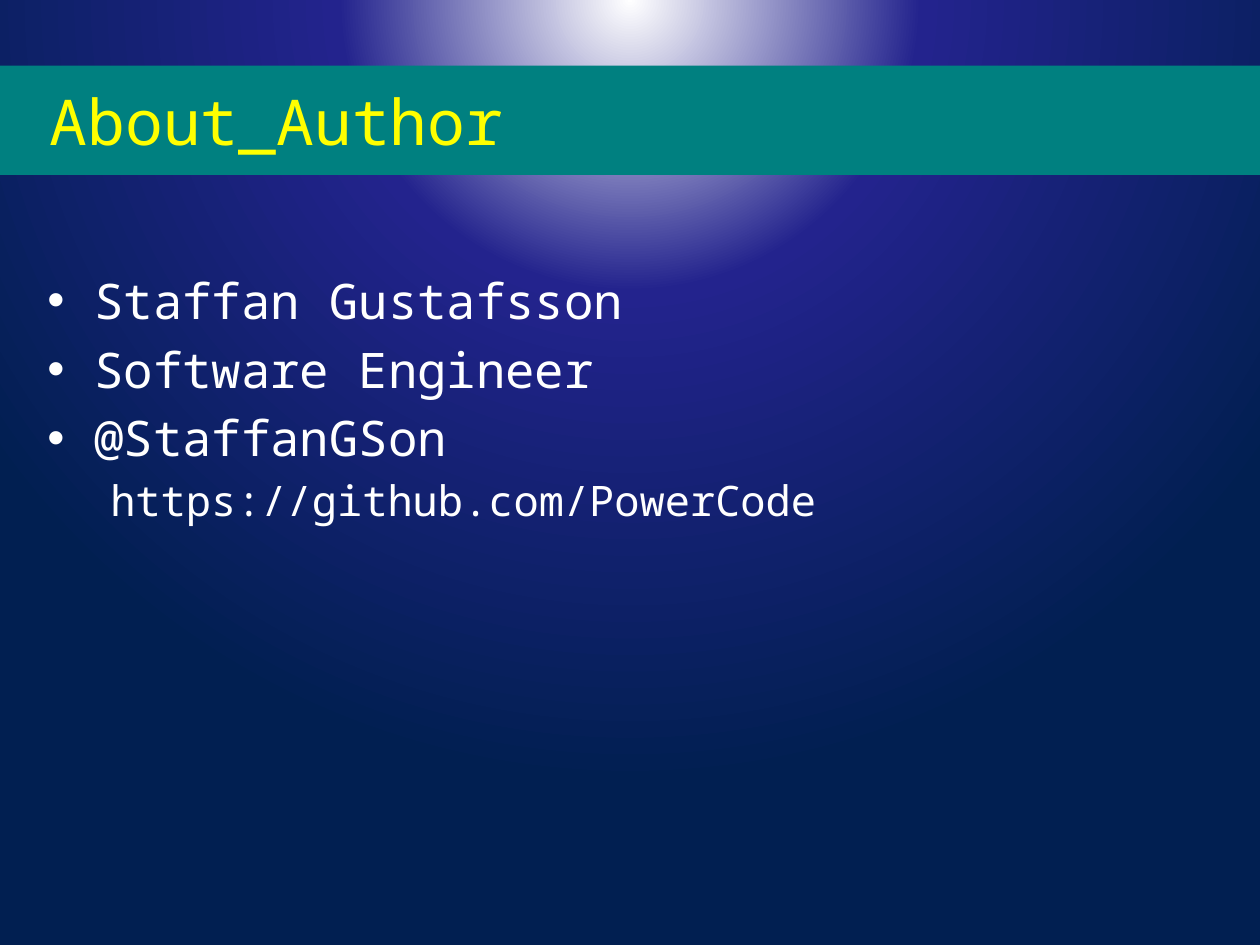
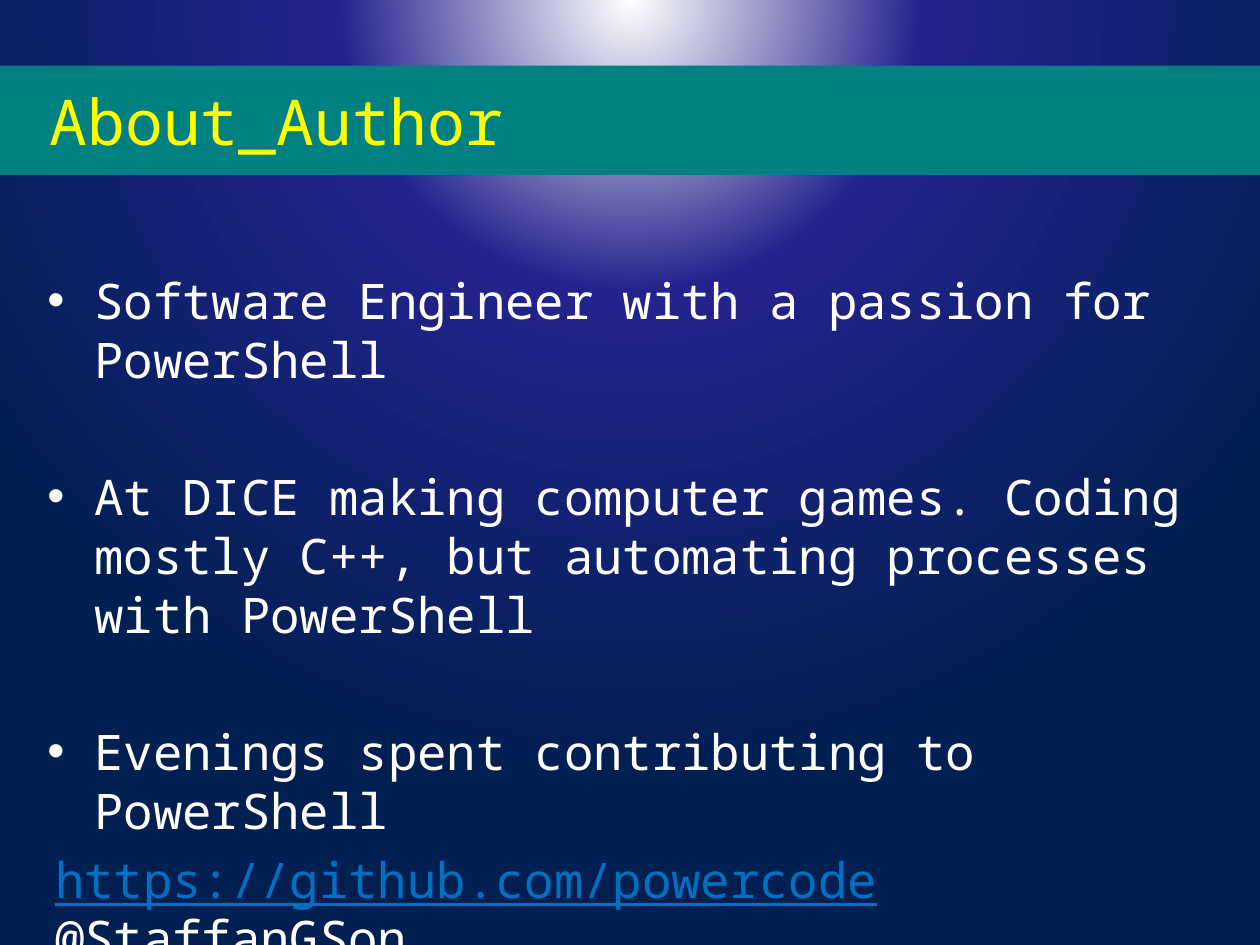
Before and after one commit to powercode/PSConfEU, a slide deck: slide 18 of PSCONFEU_Modules2017.pptx. Drawn at 1260x945 pixels with LibreOffice and Linux fonts; fonts in the diff are those of the drawing; background and template pictures are left out. Boxes give left, top, right and bottom in pixels: in the first picture for what was removed or moved away, otherwise in the second. Text is boxed around its words. In the diff, an @@ line names an element or a change of style, - is before the commit and + after.

Commit message:
about_author

```diff
--- a/PSCONFEU_Modules2017.pptx
+++ b/PSCONFEU_Modules2017.pptx
@@ text at (x1=55, y1=281, x2=1180, y2=910): text changed @@
-• Staffan Gustafsson
-• Software Engineer
-• @StaffanGSon
-  https://github.com/PowerCode
+• Software Engineer with a passion for PowerShell
+• At DICE making computer games. Coding mostly C++, but automating processes with PowerShell
+• Evenings spent contributing to PowerShell
+https://github.com/powercode
+@StaffanGSon
```
